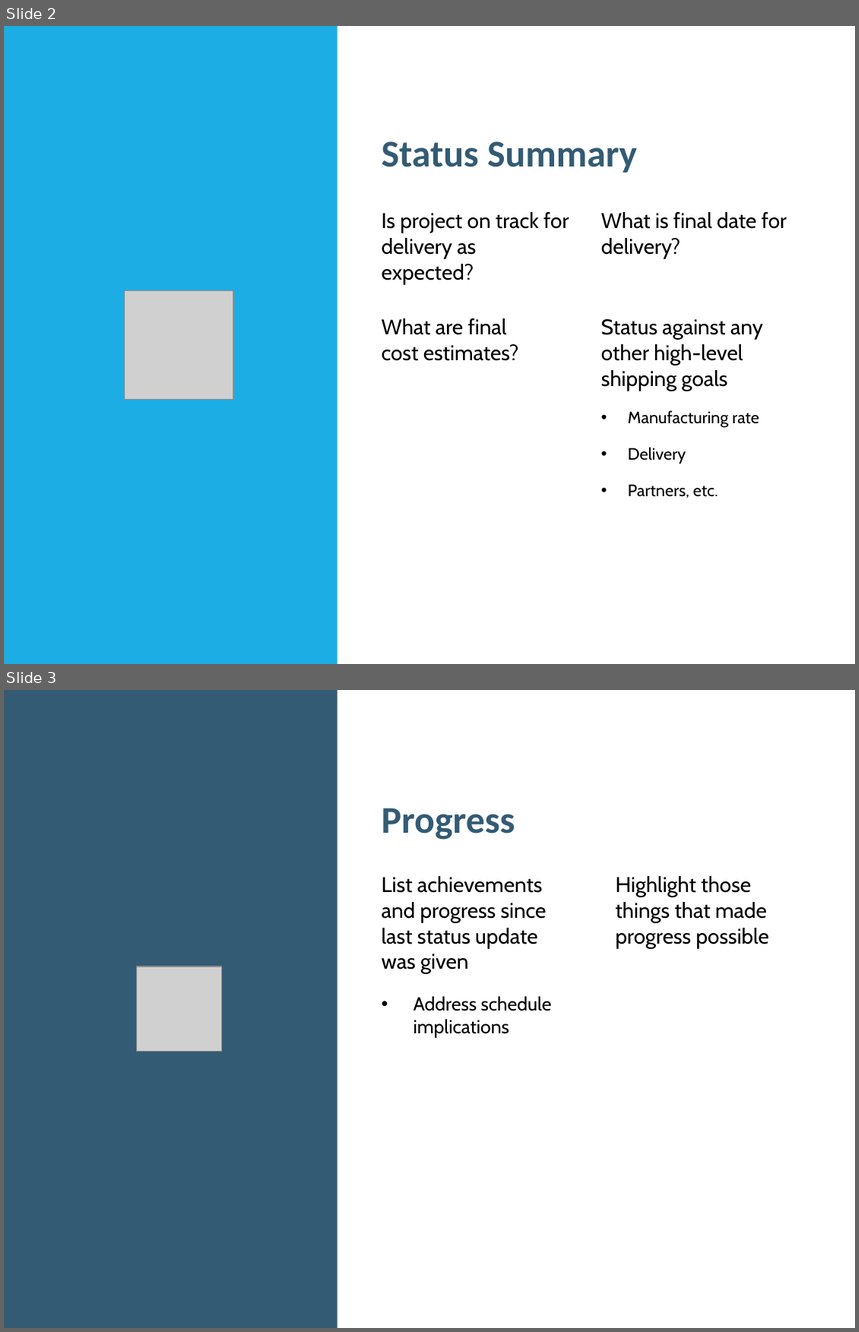
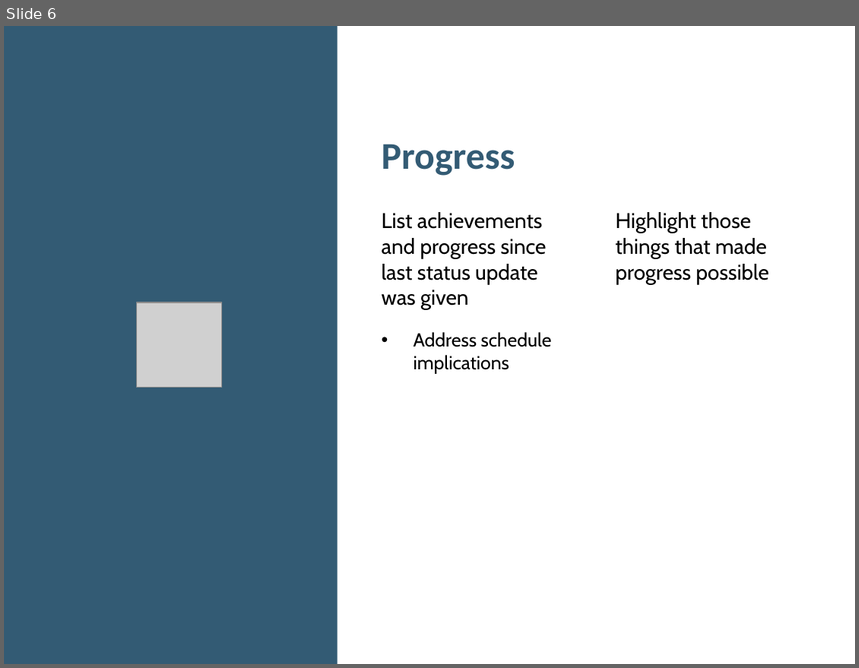
Before and after one commit to 1659012/RnD16Bit, a slide deck: Presentation/Project Status.pptx. Shown one above the other, each under a label of ours: slides 2 and 3 before the commit, slide 6 after it. The pictures are 859x1332 and 859x668 pixels, drawn with LibreOffice and Linux fonts; fonts in the diff are those of the drawing; grey boxes stand for pictures. Boxes give left, top, right and bottom in pixels: in the first picture for what was removed or moved away, otherwise in the second. Text is boxed around its words. In the diff, an @@ line names an element or a change of style, - is before the commit and + after.

```diff
--- a/Presentation/Project Status.pptx
+++ b/Presentation/Project Status.pptx
@@ slide 2 removed at <box>4,26,855,664</box>, background #FFFFFF @@
@@ rectangle removed at <box>4,26,338,664</box> @@
@@ title removed at <box>382,142,637,173</box> @@
-Status Summary
@@ subtitle removed at <box>382,212,569,284</box> @@
-Is project on track for delivery as expected?
@@ text removed at <box>601,212,787,259</box> @@
-What is final date for delivery?
@@ picture removed at <box>125,290,234,400</box> @@
@@ text removed at <box>382,319,519,361</box> @@
-What are final cost estimates?
@@ text removed at <box>601,319,763,498</box> @@
-Status against any other high-level shipping goals
-• Manufacturing rate
-• Delivery
-• Partners, etc.
@@ what was slide 3 is now slide 6 @@
```
Also in this commit, not shown: 1 slide changed, 4 slides added, 1 other slide removed, 11 other files.
